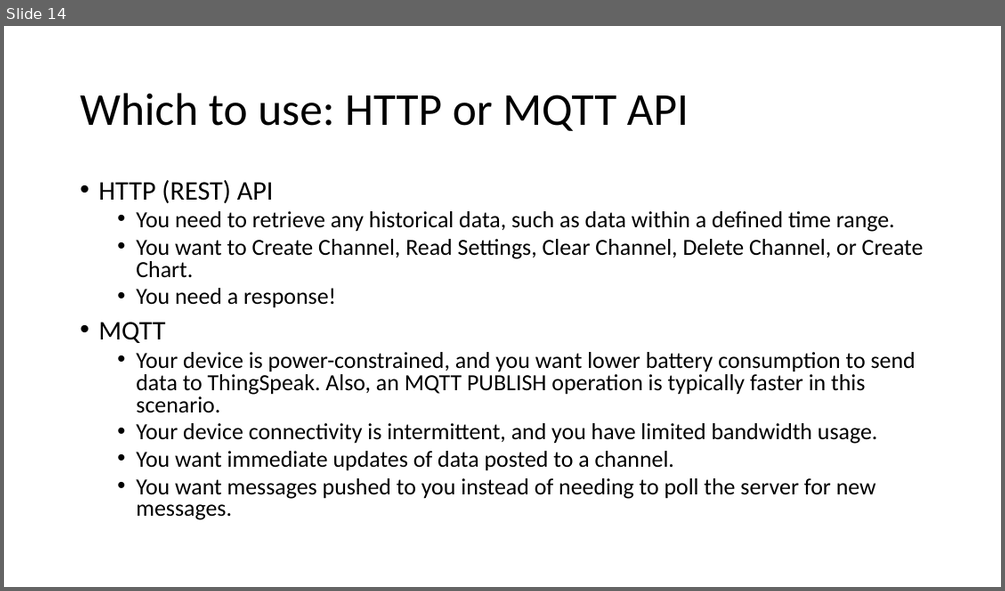
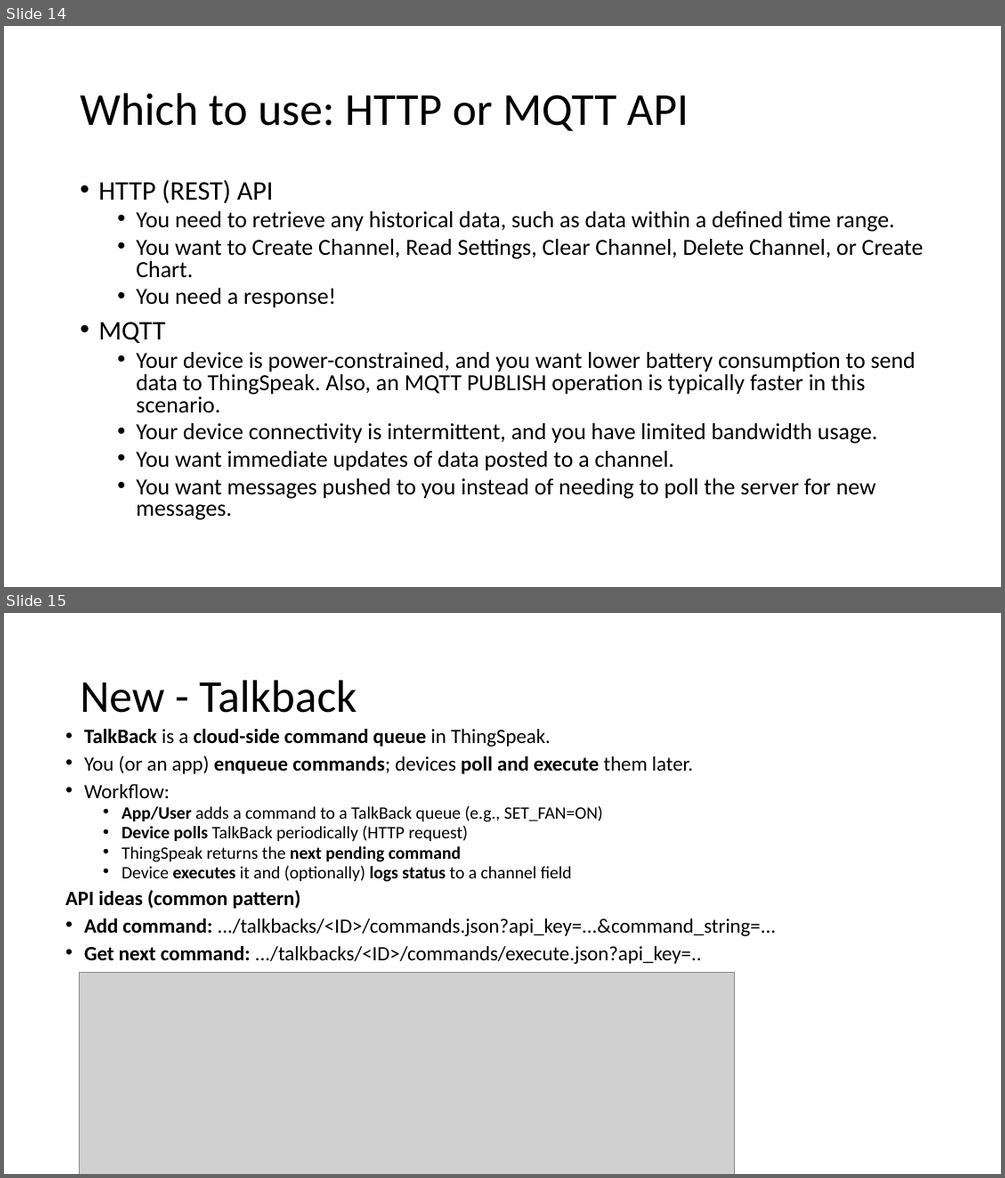
Before and after one commit to setu-comp-sci-2025/computer-systems-networks, a slide deck: topic-11-week11/unit-2/talk-1/platforms1.pptx. Shown one above the other, each under a label of ours: slide 14 before the commit, slides 14 and 15 after it. The pictures are 1005x591 and 1005x1178 pixels, drawn with LibreOffice and Linux fonts; fonts in the diff are those of the drawing; grey boxes stand for pictures. Boxes give left, top, right and bottom in pixels: in the first picture for what was removed or moved away, otherwise in the second. Text is boxed around its words. In the diff, an @@ line names an element or a change of style, - is before the commit and + after.

```diff
--- a/topic-11-week11/unit-2/talk-1/platforms1.pptx
+++ b/topic-11-week11/unit-2/talk-1/platforms1.pptx
@@ slide 15 added at (4, 613, 1001, 1174), background #FFFFFF @@
@@ title added at (80, 680, 356, 713), 44 pt, text #000000 @@
+New - Talkback
@@ text added at (65, 729, 777, 964), 19.6 pt, text #000000 @@
+• TalkBack is a cloud-side command queue in ThingSpeak.
+• You (or an app) enqueue commands; devices poll and execute them later.
+• Workflow:
+  • App/User adds a command to a TalkBack queue (e.g., SET_FAN=ON)
+  • Device polls TalkBack periodically (HTTP request)
+  • ThingSpeak returns the next pending command
+  • Device executes it and (optionally) logs status to a channel field
+API ideas (common pattern)
+• Add command: .../talkbacks/<ID>/commands.json?api_key=...&command_string=...
+• Get next command: .../talkbacks/<ID>/commands/execute.json?api_key=..
@@ picture added at (80, 973, 735, 1174) @@
```
Also in this commit, not shown: 1 slide removed, 2 other files.
